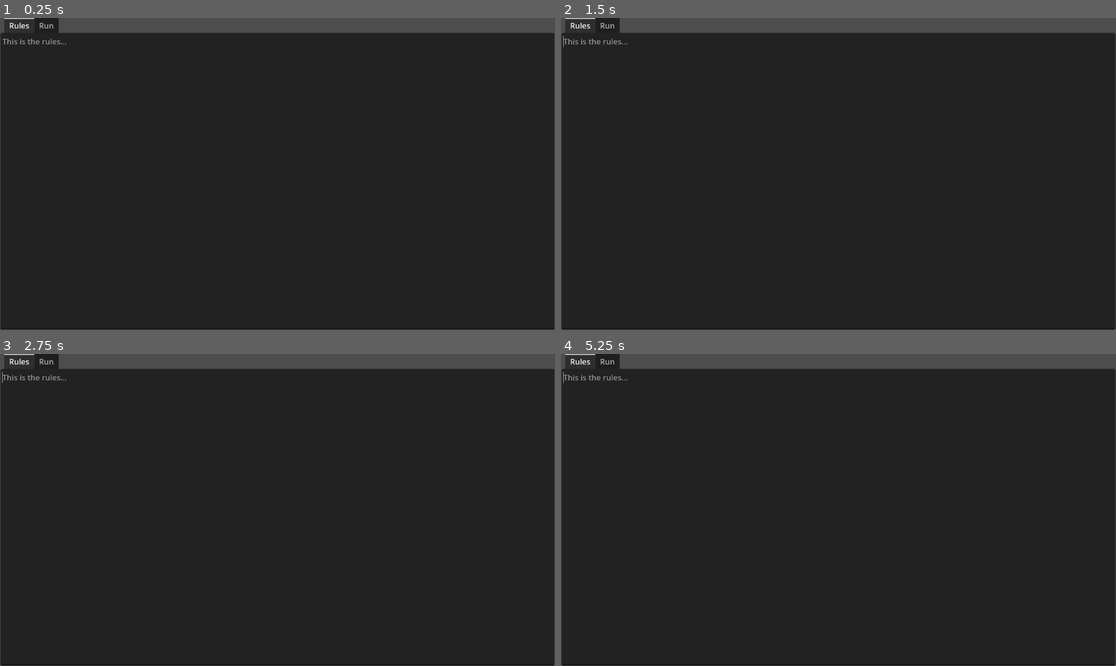
Above: before the commit, frames 1-4 (two rows, left to right).
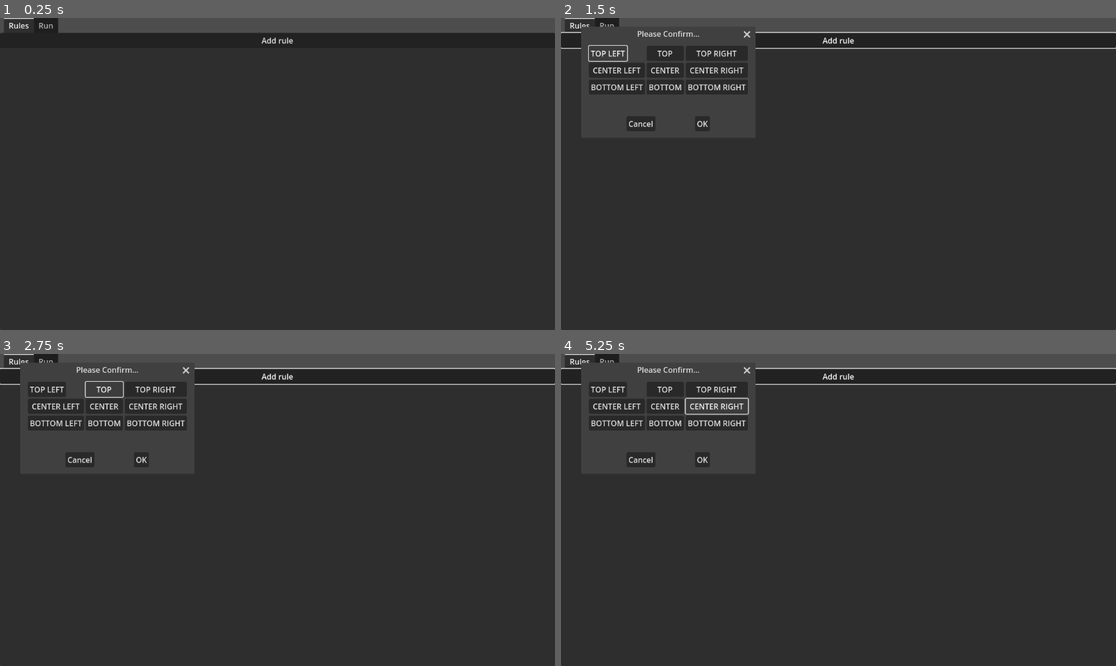
Above: after the commit, the same moments.

Repository: RWHurra/Robert-s-Game-of-Life
Game: Godot game, scene res://main.tscn
Two runs of this game, one before a commit and one after it. Both use one fixed random seed, a clock stepped at 60 frames per second and the inputs below.
Inputs (mouse positions are in pixels of both pictures, inside the frame that each line leads up to):
- Up to frame 1 (0.25 s): no input
- Up to frame 2 (1.5 s): click (838, 39) at 0.5 s, where only the run after the commit has a clickable "Add rule"; click (605, 52) at 1.25 s, where only the run after the commit has a clickable "TOP LEFT"
- Up to frame 3 (2.75 s): click (105, 388) at 2 s, where only the run after the commit has a clickable "TOP"
- Up to frame 4 (5.25 s): click (716, 388) at 2.75 s, where only the run after the commit has a clickable "TOP RIGHT"; click (616, 407) at 3.5 s, where only the run after the commit has a clickable "CENTER LEFT"; click (666, 407) at 4.25 s, where only the run after the commit has a clickable "CENTER"; click (716, 407) at 5 s, where only the run after the commit has a clickable "CENTER RIGHT"

The runs differ from the first frame. In frame 1, 0.4% of the frame differs, in the area x 0-100%, y 0-100%; in frame 2, 8.3%; in frame 3, 8.3%; in frame 4, 8.5%.

Commit message:
Started with GUI, placeholders for rule and cell.
Tabs for setup and run, button for add rule, dialog for setting up rule. Empty containers for rule and cell.

Diff:
--- /dev/null
+++ b/Add Rule.gd
@@ -0,0 +1,20 @@
+extends Button
+
+#@onready var vertical_box_container = get_parent()
+@onready var create_rule_dialog_scene = preload("res://create_rule.tscn")
+
+# Called when the node enters the scene tree for the first time.
+func _ready():
+	pass # Replace with function body.
+
+
+# Called every frame. 'delta' is the elapsed time since the previous frame.
+func _process(delta):
+	pass
+
+
+func _on_pressed():
+	var create_rule_dialog_instance = create_rule_dialog_scene.instantiate()
+	add_child(create_rule_dialog_instance)
+	create_rule_dialog_instance.position = Vector2(50, 50)
+	create_rule_dialog_instance.show()
--- /dev/null
+++ b/cell.tscn
@@ -0,0 +1,3 @@
+[gd_scene format=3 uid="uid://dxbc0fj1x2b7n"]
+
+[node name="cell" type="Node2D"]
--- /dev/null
+++ b/create_rule.tscn
@@ -0,0 +1,59 @@
+[gd_scene load_steps=2 format=3 uid="uid://dl50daddyictq"]
+
+[ext_resource type="Script" path="res://rule.gd" id="1_e8bek"]
+
+[node name="Rule" type="ConfirmationDialog"]
+initial_position = 1
+size = Vector2i(346, 193)
+current_screen = -2
+visible = true
+script = ExtResource("1_e8bek")
+
+[node name="GridContainer" type="GridContainer" parent="."]
+offset_left = 8.0
+offset_top = 8.0
+offset_right = 338.0
+offset_bottom = 144.0
+grow_horizontal = 2
+grow_vertical = 2
+size_flags_horizontal = 4
+size_flags_vertical = 4
+columns = 3
+
+[node name="Button" type="Button" parent="GridContainer"]
+layout_mode = 2
+size_flags_horizontal = 0
+size_flags_vertical = 4
+text = "TOP LEFT"
+
+[node name="Button1" type="Button" parent="GridContainer"]
+layout_mode = 2
+text = "TOP"
+
+[node name="Button2" type="Button" parent="GridContainer"]
+layout_mode = 2
+text = "TOP RIGHT"
+
+[node name="Button3" type="Button" parent="GridContainer"]
+layout_mode = 2
+text = "CENTER LEFT"
+
+[node name="Button4" type="Button" parent="GridContainer"]
+layout_mode = 2
+text = "CENTER"
+
+[node name="Button5" type="Button" parent="GridContainer"]
+layout_mode = 2
+text = "CENTER RIGHT"
+
+[node name="Button6" type="Button" parent="GridContainer"]
+layout_mode = 2
+text = "BOTTOM LEFT"
+
+[node name="Button7" type="Button" parent="GridContainer"]
+layout_mode = 2
+text = "BOTTOM"
+
+[node name="Button8" type="Button" parent="GridContainer"]
+layout_mode = 2
+text = "BOTTOM RIGHT"
--- /dev/null
+++ b/main.gd
@@ -0,0 +1,12 @@
+extends Control
+
+#@onready var create_rule_dialog_scene = preload("res://create_rule.tscn")
+
+# Called when the node enters the scene tree for the first time.
+func _ready():
+	pass # Replace with function body.
+
+
+# Called every frame. 'delta' is the elapsed time since the previous frame.
+func _process(delta):
+	pass
--- a/main.tscn
+++ b/main.tscn
@@ -1,23 +1,47 @@
-[gd_scene format=3 uid="uid://dpkppvygq3u6m"]
+[gd_scene load_steps=3 format=3 uid="uid://dpkppvygq3u6m"]
 
-[node name="main" type="Node2D"]
+[ext_resource type="Script" path="res://main.gd" id="1_omafc"]
+[ext_resource type="Script" path="res://Add Rule.gd" id="2_g2vkc"]
 
-[node name="TabContainer" type="TabContainer" parent="."]
+[node name="main" type="Control"]
+layout_mode = 3
 anchors_preset = 15
 anchor_right = 1.0
 anchor_bottom = 1.0
-offset_left = 1.0
-offset_right = 1151.0
-offset_bottom = 647.0
+grow_horizontal = 2
+grow_vertical = 2
+script = ExtResource("1_omafc")
+
+[node name="TabContainer" type="TabContainer" parent="."]
+layout_mode = 1
+anchors_preset = 15
+anchor_right = 1.0
+anchor_bottom = 1.0
 grow_horizontal = 2
 grow_vertical = 2
 size_flags_horizontal = 0
 
-[node name="Rules" type="TextEdit" parent="TabContainer"]
+[node name="Rules" type="Control" parent="TabContainer"]
 layout_mode = 2
-placeholder_text = "This is the rules..."
 
-[node name="Run" type="TextEdit" parent="TabContainer"]
+[node name="VBoxContainer" type="VBoxContainer" parent="TabContainer/Rules"]
+layout_mode = 1
+anchors_preset = 15
+anchor_right = 1.0
+anchor_bottom = 1.0
+grow_horizontal = 2
+grow_vertical = 2
+
+[node name="Add Rule" type="Button" parent="TabContainer/Rules/VBoxContainer"]
+layout_mode = 2
+text = "Add rule"
+script = ExtResource("2_g2vkc")
+
+[node name="Rules" type="Control" parent="TabContainer/Rules/VBoxContainer"]
+layout_mode = 2
+
+[node name="Run" type="Control" parent="TabContainer"]
 visible = false
 layout_mode = 2
-placeholder_text = "This runs game..."
+
+[connection signal="pressed" from="TabContainer/Rules/VBoxContainer/Add Rule" to="TabContainer/Rules/VBoxContainer/Add Rule" method="_on_pressed"]
--- /dev/null
+++ b/rule.gd
@@ -0,0 +1,18 @@
+extends ConfirmationDialog
+
+@onready var main = get_tree().get_current_scene()
+@onready var vertical_box_container = main.find_child("VBoxContainer")
+
+# Called when the node enters the scene tree for the first time.
+func _ready():
+	pass # Replace with function body.
+
+
+# Called every frame. 'delta' is the elapsed time since the previous frame.
+func _process(delta):
+	pass
+
+
+func _on_cancel_pressed():
+	queue_free()
+	vertical_box_container.show()
--- /dev/null
+++ b/rule.tscn
@@ -0,0 +1,3 @@
+[gd_scene format=3 uid="uid://c5ntw0bq10nkn"]
+
+[node name="rule" type="Node2D"]
